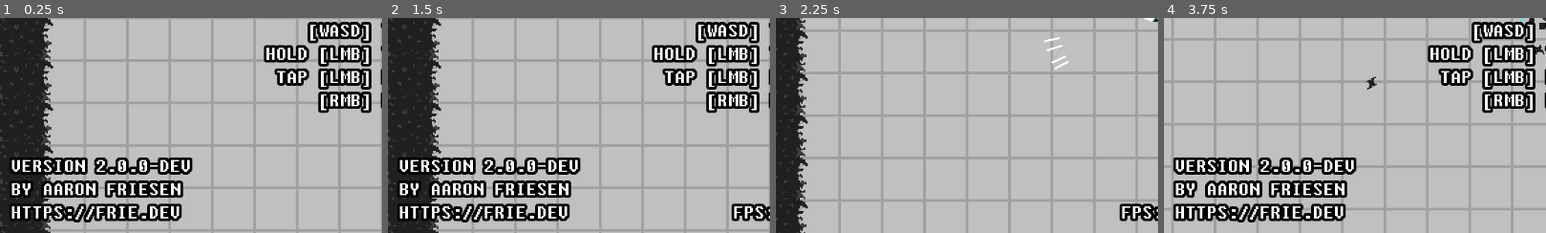
Above: before the commit, frames 1-4 (left to right).
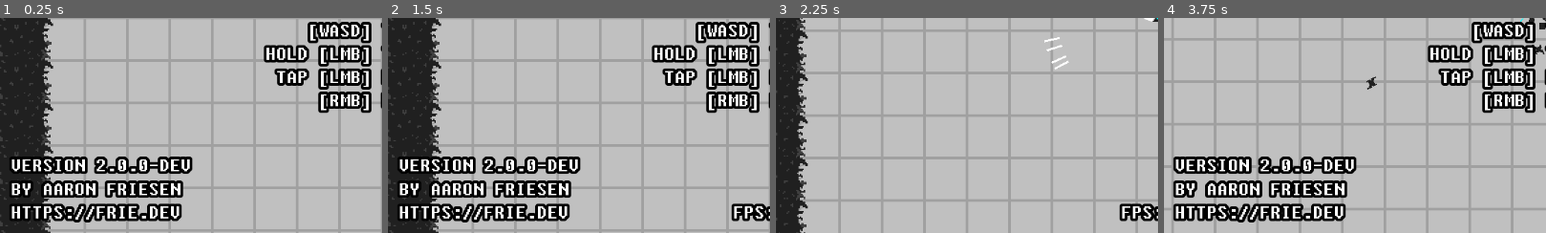
Above: after the commit, the same moments.

Repository: friedev/terminated
Game: Godot game, scene res://scenes/main.tscn
Same seed, same stepped clock (60 frames per second), same inputs: the game is played once before the commit and once after it. Sound files missing from this copy of the repository are replaced by a short silence.
Inputs (mouse positions are % of the whole screen's width and height, from its top left):
- Up to frame 1 (0.25 s): no input
- Up to frame 2 (1.5 s): click (97, 72) at 0.52 s; tap Enter at 1.25 s; move the mouse to (72, 45) at 1.27 s; hold Right (right) from 1.28 s (still down); hold F (fps) from 1.28 s (still down)
- Up to frame 3 (2.25 s): tap R (restart) at 2 s; move the mouse to (30, 55) at 2.02 s; release Right (right) at 2.03 s; release F (fps) at 2.03 s; hold Down (down) from 2.03 s (still down); click (30, 55) at 2.1 s
- Up to frame 4 (3.75 s): move the mouse to (60, 28) at 2.77 s; release Down (down) at 2.78 s; hold Right (right) 2.78-3.53 s; hold Right mouse button (shoot2) 2.78-3.53 s; move the mouse to (45, 70) at 3.52 s; hold Up (up) from 3.53 s (still down); tap F (fps) at 3.6 s
The pictures show only the part of the screen within x 0-50%, y 50-100%; the shares and areas given below are measured in that part.

The runs differ from the first frame. In frame 1, 1.0% of the frame differs, in the area x 3-51%, y 64-73%; in frame 2, 1.0%; in frame 3, nothing differs; in frame 4, 1.1%, in the area x 2-51%, y 64-73%.

Commit message:
Set version on main menu from project settings

Diff:
--- a/project.godot
+++ b/project.godot
@@ -11,6 +11,7 @@
 [application]
 
 config/name="TERMINATED"
+config/version="2.0.0-dev"
 run/main_scene="res://scenes/main.tscn"
 config/features=PackedStringArray("4.3")
 config/icon="res://icon.png"
--- a/scenes/main_menu.tscn
+++ b/scenes/main_menu.tscn
@@ -6,6 +6,7 @@
 [ext_resource type="PackedScene" uid="uid://rasjftexmjht" path="res://scenes/options/fullscreen_option.tscn" id="4_qnfpr"]
 [ext_resource type="PackedScene" uid="uid://cgnmle83oa3at" path="res://scenes/options/check_box_option.tscn" id="5_52wkn"]
 [ext_resource type="Script" path="res://scenes/options/screen_shake_option.gd" id="6_3i5l6"]
+[ext_resource type="Script" path="res://scenes/version_label.gd" id="7_x8sms"]
 
 [sub_resource type="GDScript" id="GDScript_6a406"]
 script/source = "extends Control
@@ -51,15 +52,6 @@
 Hold [LMB] to Shoot
  Tap [LMB] for Shotgun
      [RMB] for Laser"
-uppercase = true
-
-[node name="AuthorLabel" type="Label" parent="."]
-layout_mode = 2
-size_flags_horizontal = 0
-size_flags_vertical = 8
-text = "Version 2.0.0-dev
-By Aaron Friesen
-https://frie.dev"
 uppercase = true
 
 [node name="Options" type="GridContainer" parent="."]
@@ -120,6 +112,30 @@
 default = true
 key = "screen_shake"
 
+[node name="VBoxContainer2" type="VBoxContainer" parent="."]
+layout_mode = 2
+size_flags_horizontal = 0
+size_flags_vertical = 8
+alignment = 2
+
+[node name="VersionLabel" type="Label" parent="VBoxContainer2"]
+layout_mode = 2
+size_flags_horizontal = 0
+size_flags_vertical = 8
+text = "VERSION X.X.X"
+vertical_alignment = 2
+uppercase = true
+script = ExtResource("7_x8sms")
+
+[node name="AuthorLabel" type="Label" parent="VBoxContainer2"]
+layout_mode = 2
+size_flags_horizontal = 0
+size_flags_vertical = 8
+text = "By Aaron Friesen
+https://frie.dev"
+vertical_alignment = 2
+uppercase = true
+
 [connection signal="changed" from="Options/SoundOption" to="Options" method="_on_option_changed"]
 [connection signal="changed" from="Options/MusicOption" to="Options" method="_on_option_changed"]
 [connection signal="changed" from="Options/FullscreenOption" to="Options" method="_on_option_changed"]
--- /dev/null
+++ b/scenes/version_label.gd
@@ -0,0 +1,5 @@
+extends Label
+
+
+func _ready() -> void:
+	self.text = "Version %s" % ProjectSettings.get_setting("application/config/version")
Not shown: 1 places in scenes/main_menu.tscn that only renumber resources
